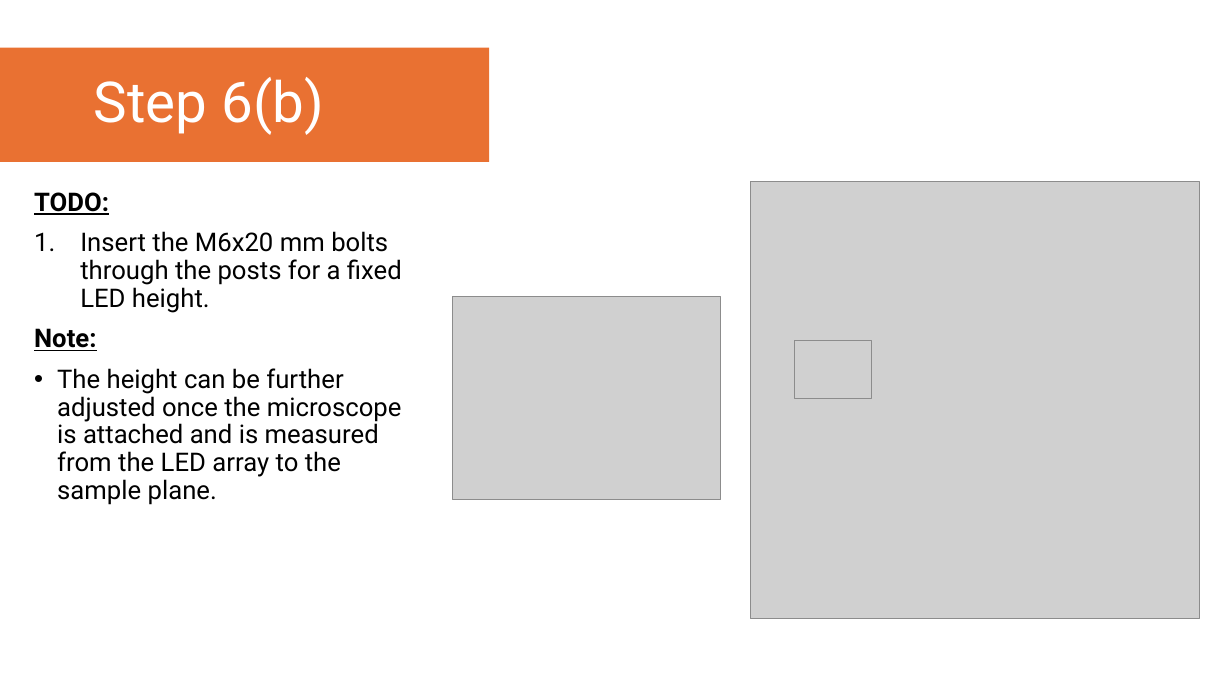
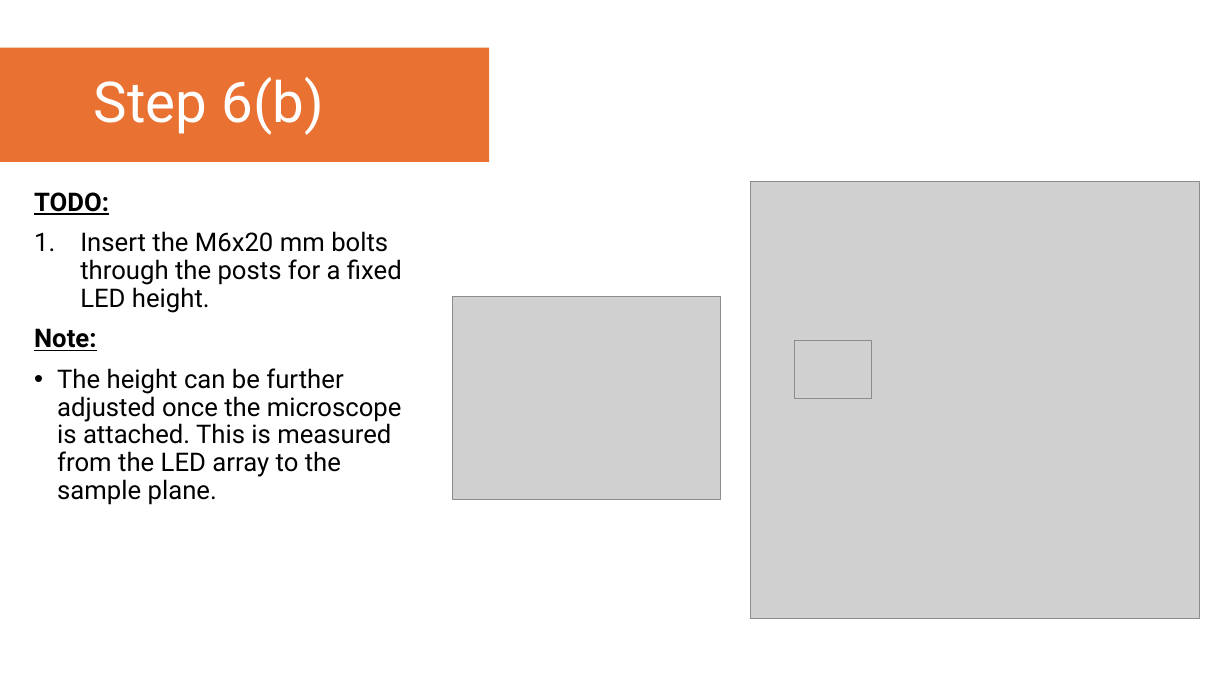
Before and after one commit to YoItsLewis/Open-Fourier-Ptychographic-Microscopy, a slide deck: slide 24 of Assembly Instructions/OpenFPM - Illuminator Assembly Instructions.pptx (slide 27 before the commit). Drawn at 1232x693 pixels with LibreOffice and Linux fonts; fonts in the diff are those of the drawing; grey boxes stand for pictures. Boxes give left, top, right and bottom in pixels: in the first picture for what was removed or moved away, otherwise in the second. Text is boxed around its words. In the diff, an @@ line names an element or a change of style, - is before the commit and + after.

Commit message:
Updated 3D Printed Files and Assembly Instructions
I have updated some of the 3D printed files and added microscope and electronic assembly instructions, and updated the illuminator assembly instructions.

```diff
--- a/Assembly Instructions/OpenFPM - Illuminator Assembly Instructions.pptx
+++ b/Assembly Instructions/OpenFPM - Illuminator Assembly Instructions.pptx
@@ text at <box>57,368,402,505</box>: text changed @@
-• The height can be further adjusted once the microscope is attached and is measured from the LED array to the sample plane.
+• The height can be further adjusted once the microscope is attached. This is measured from the LED array to the sample plane.
```
Also in this commit, not shown: 20 other slides changed, 3 slides removed, 31 other files.
